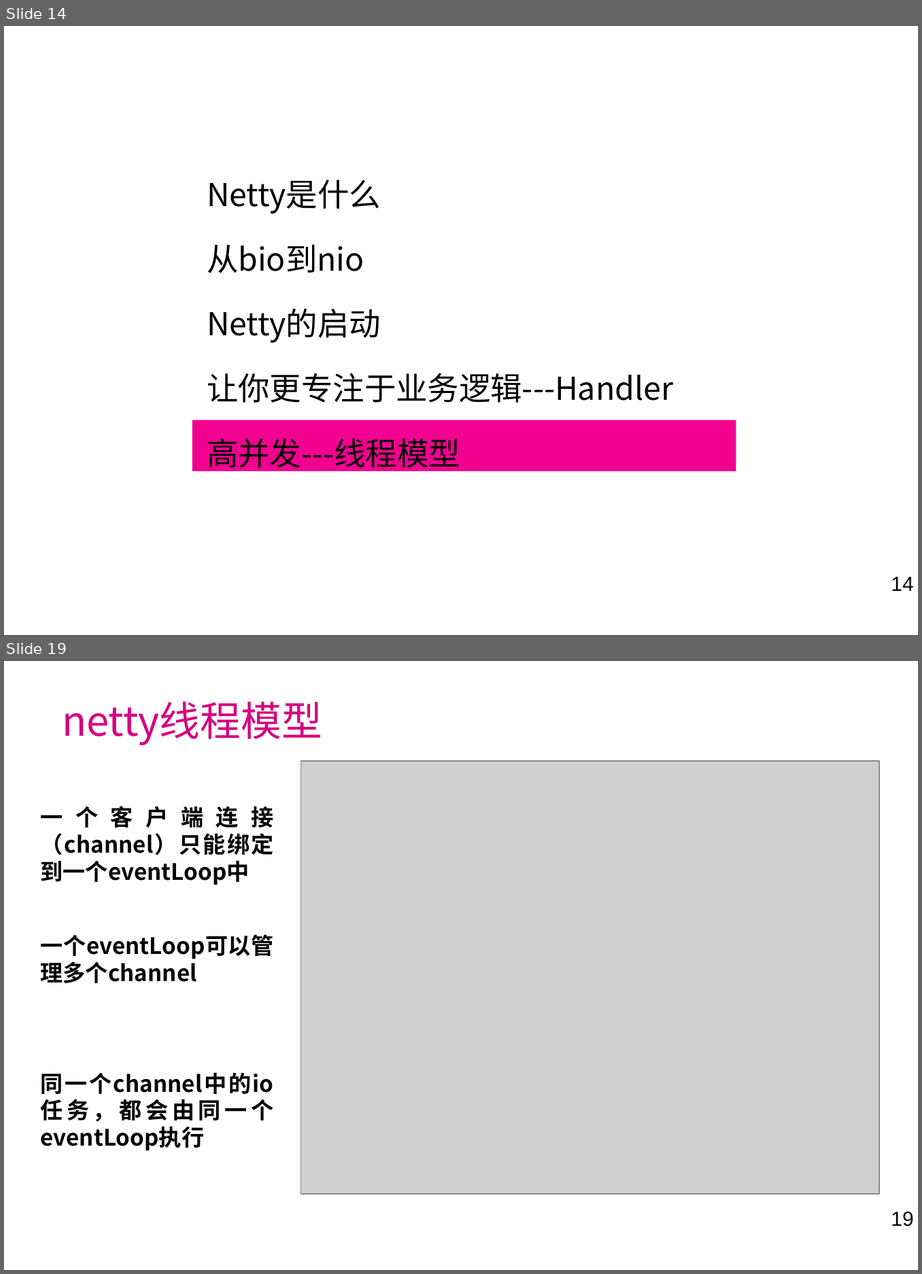
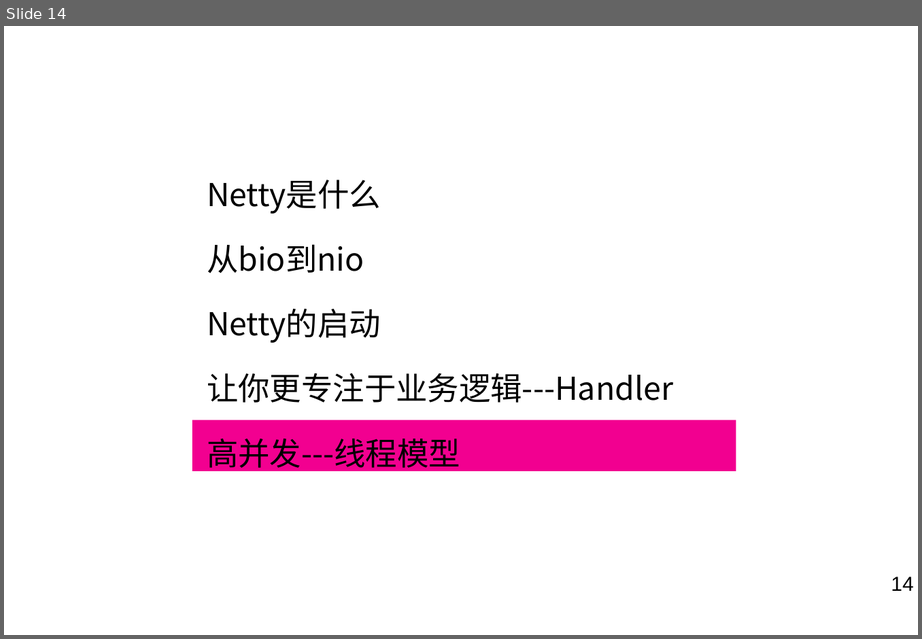
Before and after one commit to laienliang/netty-demo, a slide deck: doc/netty学习分享.ppt. Shown one above the other, each under a label of ours: slides 14 and 19 before the commit, slide 14 after it; the slides between them are not shown. The pictures are 922x1274 and 922x639 pixels, drawn with LibreOffice and Linux fonts; fonts in the diff are those of the drawing; grey boxes stand for pictures; background and template pictures are left out. Boxes give left, top, right and bottom in pixels: in the first picture for what was removed or moved away, otherwise in the second. Text is boxed around its words. In the diff, an @@ line names an element or a change of style, - is before the commit and + after.

```diff
--- a/doc/netty学习分享.ppt
+++ b/doc/netty学习分享.ppt
@@ slide 19 removed at <box>4,661,918,1270</box>, background picture (left out); not listed: 1 template element that a slide beside it also shows @@
@@ title removed at <box>62,701,322,745</box> @@
-netty线程模型
@@ picture removed at <box>301,761,880,1194</box> @@
@@ text removed at <box>40,806,274,1151</box> @@
-一个客户端连接（channel）只能绑定到一个eventLoop中
-一个eventLoop可以管理多个channel
-同一个channel中的io任务，都会由同一个eventLoop执行
```
Also in this commit, not shown: 13 slides changed, 2 slides added, 1 other slide removed, 13 other files.
